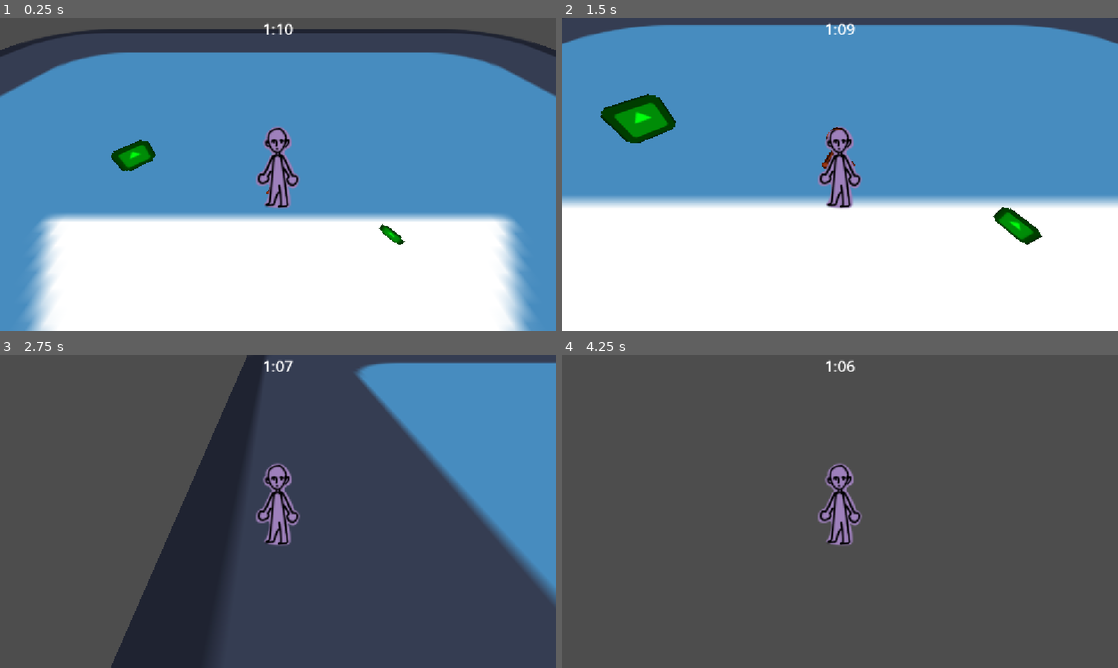
Above: before the commit, frames 1-4 (two rows, left to right).
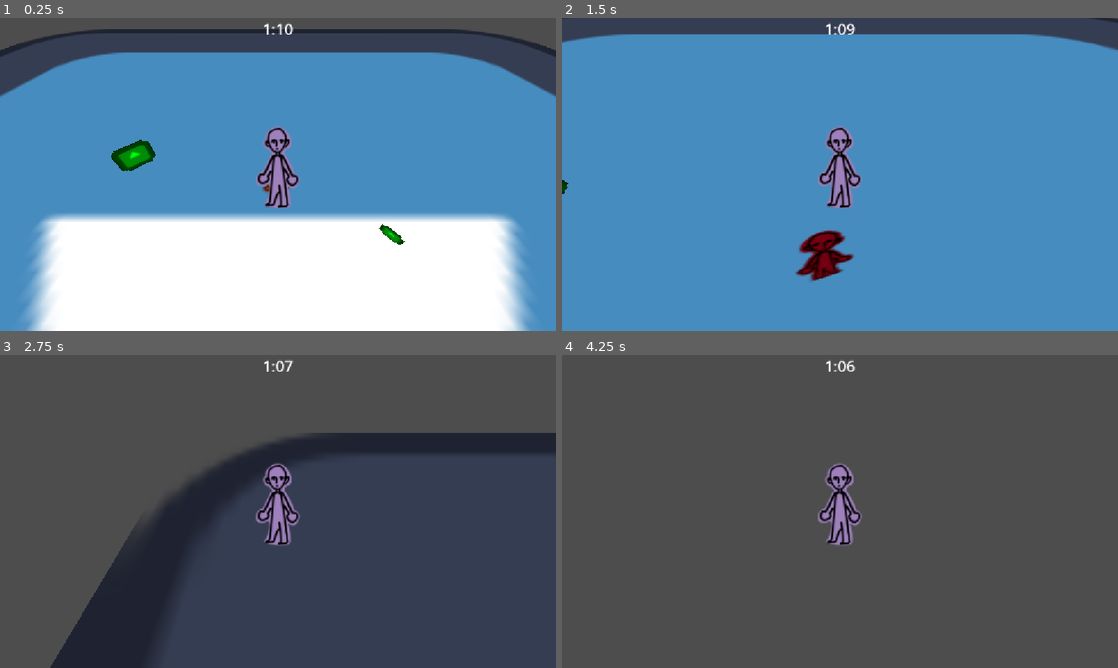
Above: after the commit, the same moments.

Repository: snomkip7/gmtk-jammin
Game: Godot game, scene res://Levels/testLevel.tscn
Same seed, same stepped clock (60 frames per second), same inputs: the game is played once before the commit and once after it. The engine's default icon, where the game draws it, is replaced by a stand-in: a white triangle on a blue panel in a dark square.
Inputs:
- Up to frame 1 (0.25 s): no input
- Up to frame 2 (1.5 s): hold W (forward) from 0.53 s (still down); tap Shift (dash) at 0.6 s; tap E (interact) at 1.35 s
- Up to frame 3 (2.75 s): release W (forward) at 2.03 s; hold A (left) from 2.03 s (still down); tap Shift (dash) at 2.1 s
- Up to frame 4 (4.25 s): tap E (interact) at 2.85 s; tap Enter at 3.5 s; release A (left) at 3.53 s; hold S (backward) from 3.53 s (still down); tap Shift (dash) at 3.6 s

The runs differ from the first frame. In frame 1, less than 0.1% of the frame differs, in the area x 47-53%, y 53-57%; in frame 2, 47%, in the area x 0-100%, y 0-100%; in frame 3, 26%; in frame 4, less than 0.1%.

Commit message:
more npc stuff

Diff:
--- a/gmtk-jammin/Characters/IngameCamera/ingameCamera.gd
+++ b/gmtk-jammin/Characters/IngameCamera/ingameCamera.gd
@@ -1,4 +1,6 @@
 extends SubViewport
+
+@onready var shutter: Timer = $Shutter
 
 func _physics_process(delta: float) -> void:
 	if(Input.is_action_just_released("interact")):
@@ -7,4 +9,4 @@
 func _on_shutter_timeout() -> void:
 	print("Timer ran out")
 	global.player.photo.texture = ImageTexture.create_from_image(get_texture().get_image())
-	get_tree().current_scene.get_node("NPCGeneric").trigger(1)
+	#get_tree().current_scene.get_node("NPCGeneric").trigger(1)
--- a/gmtk-jammin/Characters/NPC/npcGeneric.gd
+++ b/gmtk-jammin/Characters/NPC/npcGeneric.gd
@@ -3,15 +3,72 @@
 @export var aggression = 0
 # 0 for does nothing, 1 for gets annoyed, 2 for pushing you away, 3 for smacking you, 4 for chasing you
 var pushForce = 70 # multiplied by severity
-
+var tooClose = false # if you enter the npc's personal space
+@export var reactionTime = .5 # how fast the npc gets annoyed if you're too close
+var cameraStage = 1 # 1 for before photo, 2 for counting down, 3 for after photo
+@export var camera: SubViewport # camera taking this NPC's photo
+@export var personalSpaceSize: float = 2.5
+var angryPersonalSpace = 4
+var baseSpeed = 15
+var speed = 0
+var state = 1 # 1=default, 2 = acting, 3 = recovery
+@onready var startingPoint: Vector3 = global_position
 
 func _ready() -> void:
 	$NPCSprite.modulate = Color("ff6f1d")
 
 func _physics_process(_delta: float) -> void:
+	# rotation
 	rotation = Vector3(rotation.x, (Vector2(global.player.camera.global_position.x, -global.player.camera.global_position.z) - Vector2(global_position.x, -global_position.z)).angle() + PI/2, rotation.z)
 
+	# camera stages
+	if !camera.shutter.is_stopped() && camera.shutter.time_left < 3 && cameraStage==1:
+		cameraStage = 2
+		print("camera stage 2")
+	elif !camera.shutter.is_stopped() && camera.shutter.time_left <= 1 && cameraStage==2:
+		cameraStage = 3
+		print("camera stage 3")
+	elif camera.shutter.is_stopped() && cameraStage == 3:
+		cameraStage = 4
+		print("camera stage 4")
+
+	if aggression==3 && state==2: # chasing personal space
+		if (global.player.global_position-global_position).length() > angryPersonalSpace:
+			tooClose = false
+		else:
+			tooClose = true
+			if $AngerTimer.is_stopped():
+				$AngerTimer.start(reactionTime)
+				print("too close!")
+	elif aggression!=3 || state==1: # personal space normally
+		if (global.player.global_position-global_position).length() > personalSpaceSize:
+			tooClose = false
+		else:
+			tooClose = true
+			if $AngerTimer.is_stopped():
+				$AngerTimer.start(reactionTime)
+				print("too close!")
+
+
+	if state==2 && aggression==3: # chases the player
+		velocity =  (global.player.global_position-global_position).normalized()
+		velocity.y = 0
+		velocity = velocity.normalized() * speed
+	elif state == 3 && aggression == 3: # returning after chasing
+		velocity =  (startingPoint-global_position).normalized()
+		velocity.y = 0
+		velocity = velocity.normalized() * baseSpeed
+	else:
+		velocity = Vector3.ZERO
+
+	move_and_slide()
+
+	# if done returning
+	if state == 3 && aggression==3 && (startingPoint-global_position).length() < .5:
+		state = 1
+
 func trigger(severity: float = 1): # after a photo has been photobombed, severity = how much reaction (1-3)
+	print("acting with severity: ", severity)
 	if aggression == 0: #do nothing
 		pass
 	if aggression == 1: # gets annoyed
@@ -22,15 +79,21 @@
 		$NPCSprite.modulate = Color("bc001d")
 		global.player.knockbackVelocity = (global.player.global_position-global_position).normalized() * pushForce * (severity/3+1)
 		global.time -= 5
-	if aggression == 3:
+	if aggression == 3: #chases after you
 		$NPCSprite.modulate = Color("bc001d")
 		global.player.knockbackVelocity = (global.player.global_position-global_position).normalized() * pushForce * (severity/3+1)
-		global.time -= 5
+		if $ActionTimer.is_stopped() && state == 1:
+			$ActionTimer.start(severity/2)
+			speed = baseSpeed * (severity/2+1)
+			state = 2
 
+func angerCheck() -> void: # checck if player is still too close
+	if tooClose && (cameraStage == 2 || cameraStage == 3):
+		trigger(cameraStage)
+	elif tooClose:
+		trigger(1)
+	else:
+		print("nvm, ur good")
 
-func spaceEntered(body: Node3D) -> void:
-	pass # Replace with function body.
-
-
-func spaceExited(body: Node3D) -> void:
-	pass # Replace with function body.
+func actionEnd() -> void:
+	state = 3
--- a/gmtk-jammin/Characters/NPC/npcGeneric.tscn
+++ b/gmtk-jammin/Characters/NPC/npcGeneric.tscn
@@ -17,9 +17,6 @@
 [sub_resource type="CapsuleShape3D" id="CapsuleShape3D_t3xld"]
 height = 2.7995605
 
-[sub_resource type="CylinderShape3D" id="CylinderShape3D_t3xld"]
-radius = 1.6572266
-
 [node name="NPCGeneric" type="CharacterBody3D" unique_id=1804335163]
 collision_layer = 8
 collision_mask = 3
@@ -37,10 +34,10 @@
 
 [node name="AngerTimer" type="Timer" parent="." unique_id=1788381569]
 wait_time = 1.5
+one_shot = true
 
-[node name="PersonalSpace" type="Area3D" parent="." unique_id=1357297632]
-collision_layer = 0
-collision_mask = 2
+[node name="ActionTimer" type="Timer" parent="." unique_id=862910100]
+one_shot = true
 
-[node name="SpaceCollision" type="CollisionShape3D" parent="PersonalSpace" unique_id=1752013811]
-shape = SubResource("CylinderShape3D_t3xld")
+[connection signal="timeout" from="AngerTimer" to="." method="angerCheck"]
+[connection signal="timeout" from="ActionTimer" to="." method="actionEnd"]
--- a/gmtk-jammin/Levels/testLevel.tscn
+++ b/gmtk-jammin/Levels/testLevel.tscn
@@ -35,8 +35,9 @@
 [node name="Camera" parent="IngameCamera" index="1" unique_id=245154464]
 transform = Transform3D(1, 0, 0, 0, 1, 0, 0, 0, 1, 0, 3.2263012, 10.142351)
 
-[node name="NPCGeneric" parent="." unique_id=1804335163 instance=ExtResource("5_owrup")]
+[node name="NPCGeneric" parent="." unique_id=1804335163 node_paths=PackedStringArray("camera") instance=ExtResource("5_owrup")]
 transform = Transform3D(1, 0, 0, 0, 1, 0, 0, 0, 1, -0.10422379, 1.4767098, -2.524253)
-aggression = 2
+aggression = 3
+camera = NodePath("../IngameCamera")
 
 [editable path="IngameCamera"]
